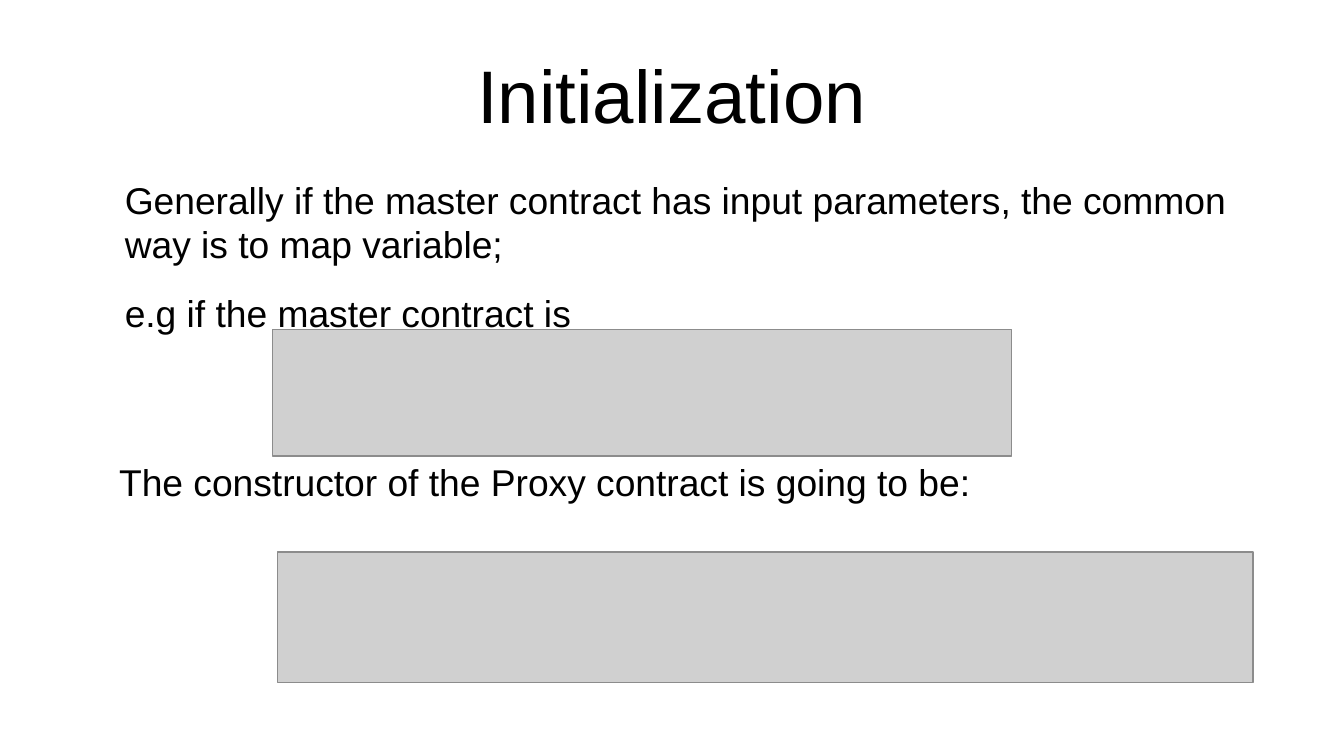
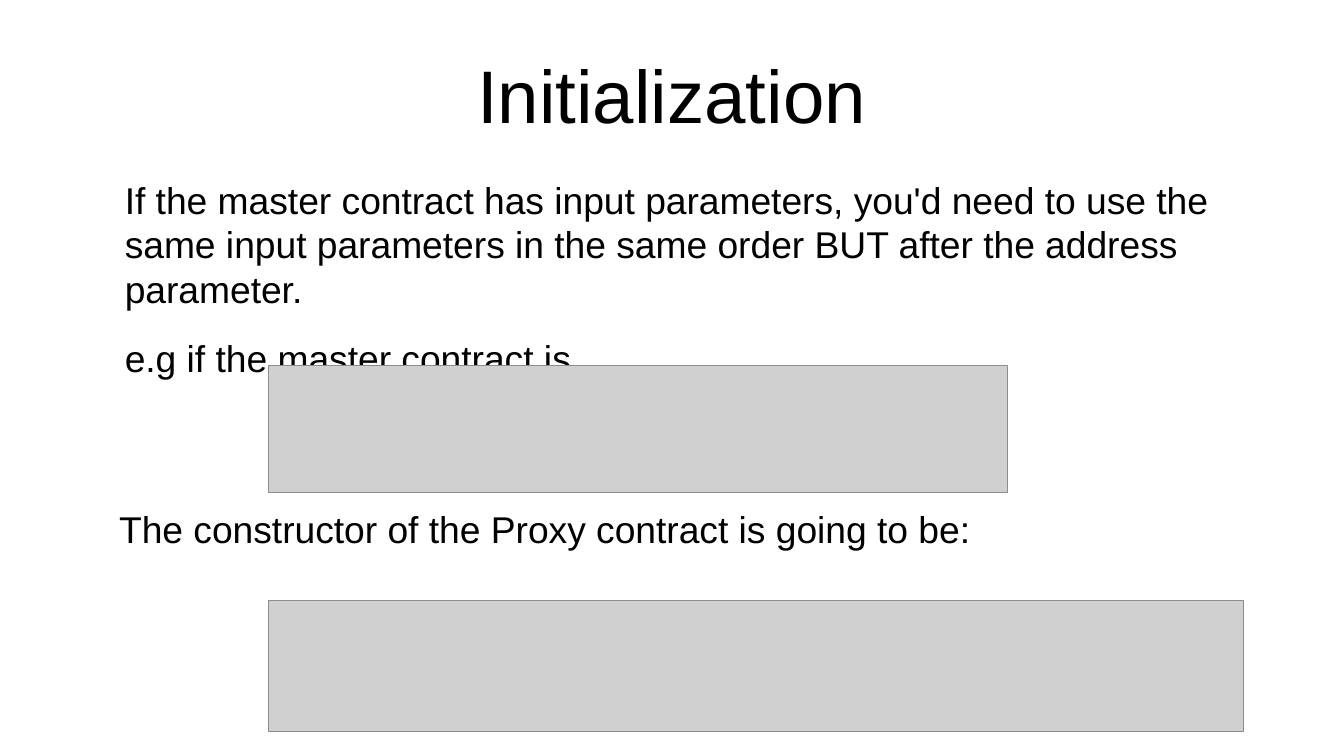
Before and after one commit to ethereum/remix-workshops, a slide deck: slide 18 of proxyContractAwardToken/ProxyContract.odp (slide 17 before the commit). Drawn at 1344x756 pixels with LibreOffice and Linux fonts; fonts in the diff are those of the drawing; grey boxes stand for pictures. Boxes give left, top, right and bottom in pixels: in the first picture for what was removed or moved away, otherwise in the second. Text is boxed around its words. In the diff, an @@ line names an element or a change of style, - is before the commit and + after.

```diff
--- a/proxyContractAwardToken/ProxyContract.odp
+++ b/proxyContractAwardToken/ProxyContract.odp
@@ text at [125,187,1208,311]: text changed @@
-Generally if the master contract has input parameters, the common way is to map variable;
+If the master contract has input parameters, you'd need to use the same input parameters in the same order BUT after the address parameter.
@@ picture: place and size @@
-picture at [273,329,1012,456]
+picture at [268,366,1007,493]
@@ text "The constructor of the Proxy ...": place and size @@
-text "The constructor of the Proxy ..." at [119,469,970,504]
+text "The constructor of the Proxy ..." at [119,516,970,550]
@@ picture: place and size @@
-picture at [278,552,1254,683]
+picture at [268,601,1244,732]
```
Also in this commit, not shown: 11 other slides changed, 2 slides added, 14 other files.
